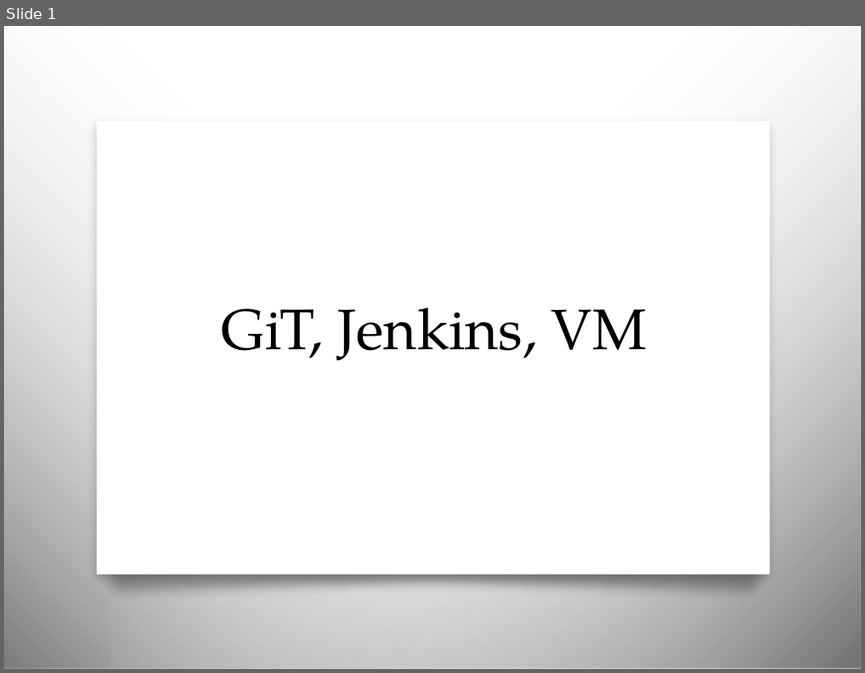
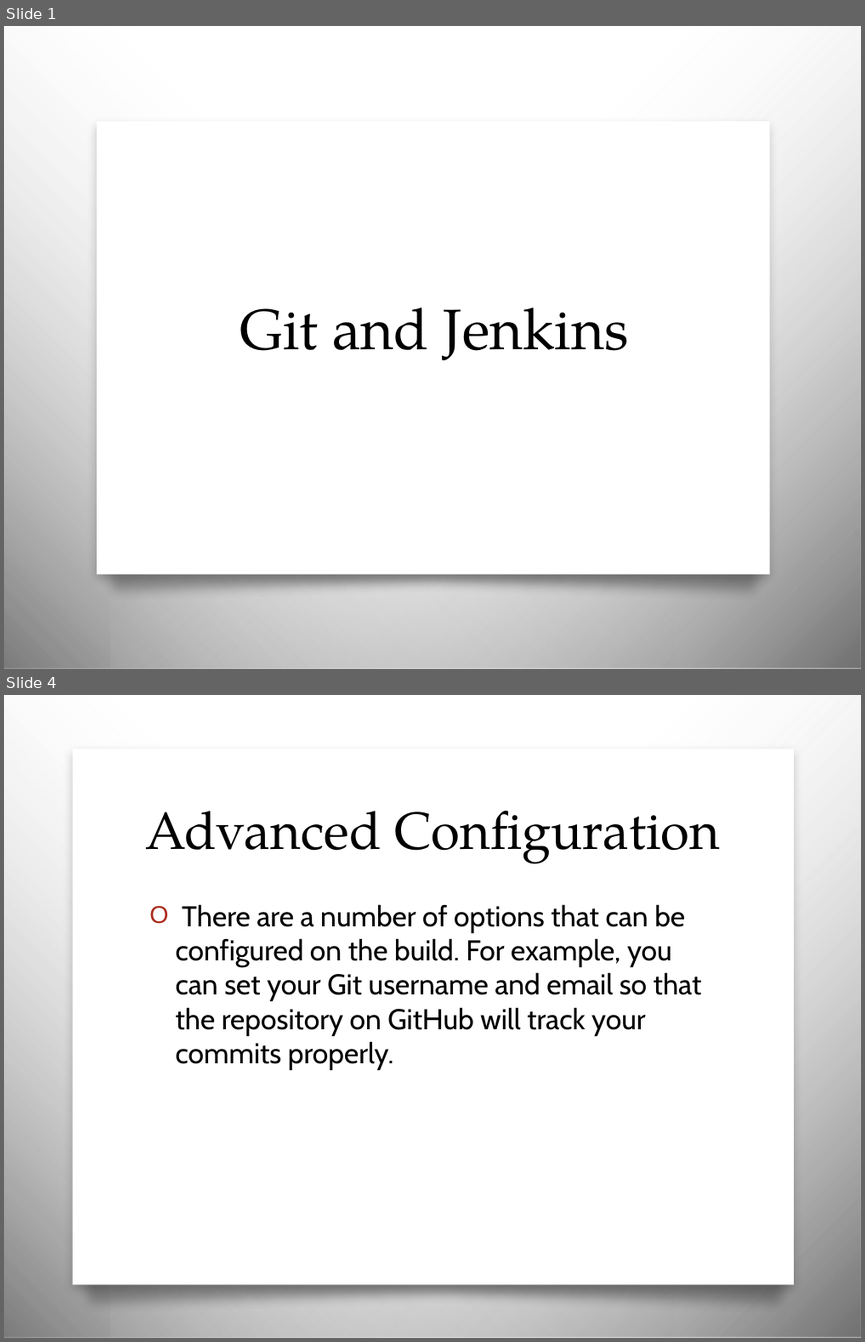
Before and after one commit to JCMander/PortalPower, a slide deck: Jenkins/Jenkins Slides.pptx. Shown one above the other, each under a label of ours: slide 1 before the commit, slides 1 and 4 after it; the slides between them are not shown. The pictures are 865x673 and 865x1342 pixels, drawn with LibreOffice and Linux fonts; fonts in the diff are those of the drawing; background and template pictures are left out. Boxes give left, top, right and bottom in pixels: in the first picture for what was removed or moved away, otherwise in the second. Text is boxed around its words. In the diff, an @@ line names an element or a change of style, - is before the commit and + after.

Commit message:
Jenkins + Git rules

```diff
--- a/Jenkins/Jenkins Slides.pptx
+++ b/Jenkins/Jenkins Slides.pptx
@@ slide 4 added at bbox=[4, 695, 861, 1338], background picture (left out); not listed: 2 template elements that a slide beside it also shows @@
@@ rectangle added at bbox=[73, 749, 794, 1285], fill #FFFFFF @@
@@ title added at bbox=[145, 811, 720, 864], 44 pt, text #000000 @@
+Advanced Configuration
@@ text added at bbox=[176, 904, 702, 1070], 24 pt, text #000000 @@
+O There are a number of options that can be configured on the build. For example, you can set your Git username and email so that the repository on GitHub will track your commits properly.
@@ freeform shape added at bbox=[64, 1264, 805, 1315], fill gradient #010101 @@
@@ slide 1 changed as well @@
@@ title at bbox=[239, 307, 629, 360]: text changed @@
-GiT, Jenkins, VM
+Git and Jenkins
```
Also in this commit, not shown: 3 other slides added, 2 slides removed, 1 other file.
